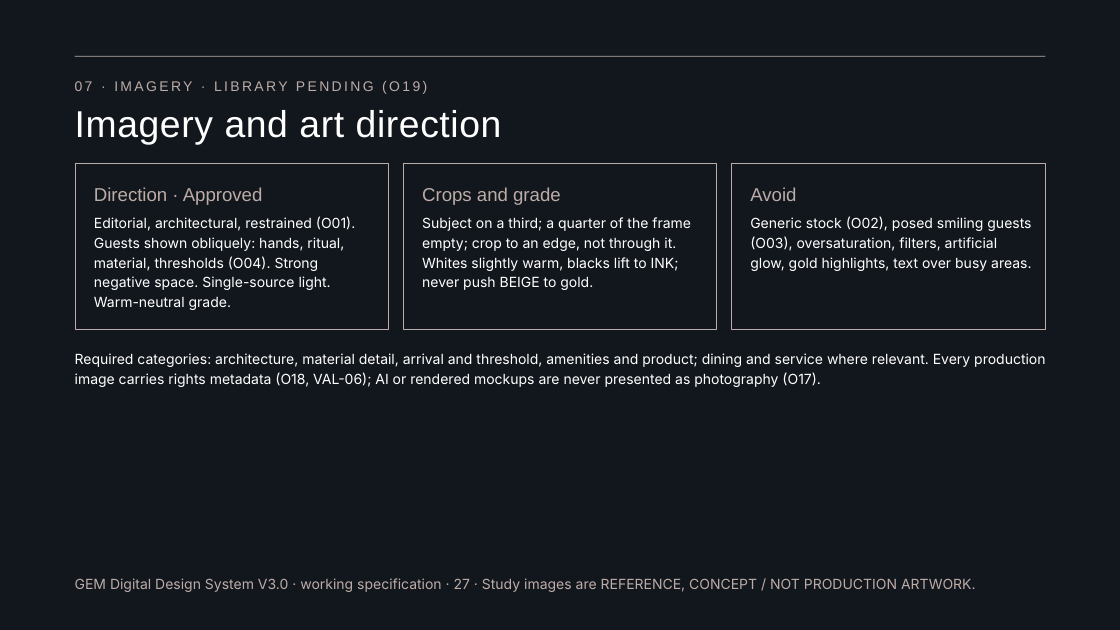
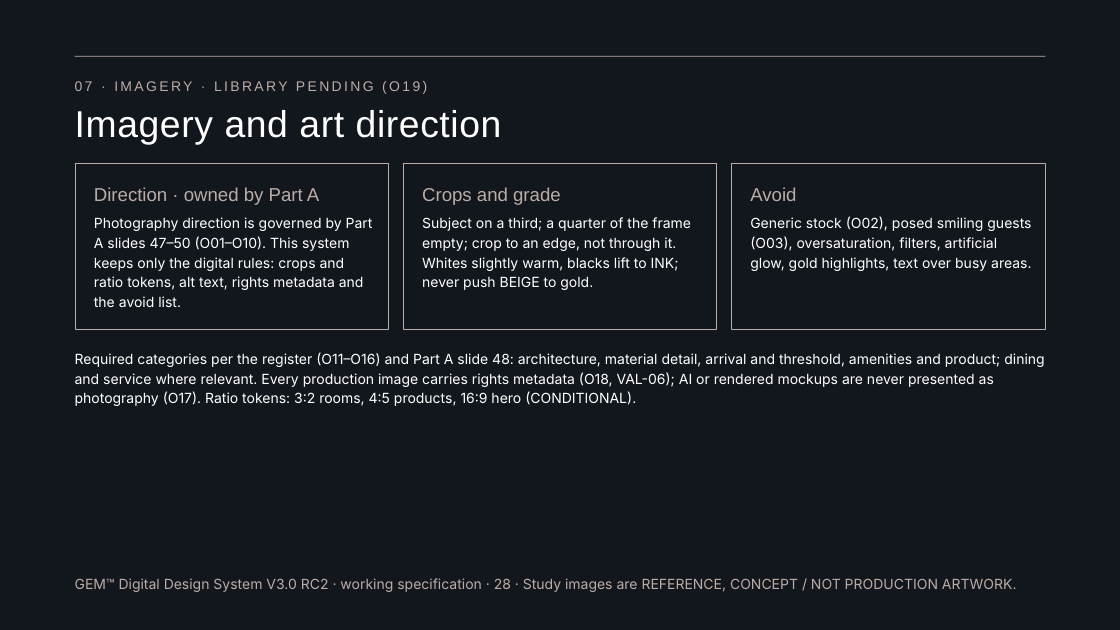
Before and after one commit to mashaelalh/GEM, a slide deck: slide 28 of PartB_RC2/01_source/B-RC2.pptx. Drawn at 1120x630 pixels with LibreOffice and Linux fonts; fonts in the diff are those of the drawing. Boxes give left, top, right and bottom in pixels: in the first picture for what was removed or moved away, otherwise in the second. Text is boxed around its words. In the diff, an @@ line names an element or a change of style, - is before the commit and + after.

```diff
--- a/PartB_RC2/01_source/B-RC2.pptx
+++ b/PartB_RC2/01_source/B-RC2.pptx
@@ text at (x1=94, y1=187, x2=319, y2=205): text changed @@
-Direction · Approved
+Direction · owned by Part A
@@ text at (x1=94, y1=217, x2=373, y2=307): text changed @@
-Editorial, architectural, restrained (O01). Guests shown obliquely: hands, ritual, material, thresholds (O04). Strong negative space. Single-source light. Warm-neutral grade.
+Photography direction is governed by Part A slides 47–50 (O01–O10). This system keeps only the digital rules: crops and ratio tokens, alt text, rights metadata and the avoid list.
@@ text at (x1=75, y1=352, x2=1044, y2=406): text changed @@
-Required categories: architecture, material detail, arrival and threshold, amenities and product; dining and service where relevant. Every production image carries rights metadata (O18, VAL-06); AI or rendered mockups are never presented as photography (O17).
+Required categories per the register (O11–O16) and Part A slide 48: architecture, material detail, arrival and threshold, amenities and product; dining and service where relevant. Every production image carries rights metadata (O18, VAL-06); AI or rendered mockups are never presented as photography (O17). Ratio tokens: 3:2 rooms, 4:5 products, 16:9 hero (CONDITIONAL).
@@ text at (x1=75, y1=578, x2=1017, y2=592): text changed @@
-GEM Digital Design System V3.0 · working specification · 27 · Study images are REFERENCE, CONCEPT / NOT PRODUCTION ARTWORK.
+GEM™ Digital Design System V3.0 RC2 · working specification · 28 · Study images are REFERENCE, CONCEPT / NOT PRODUCTION ARTWORK.
```
Also in this commit, not shown: 33 other slides changed.
